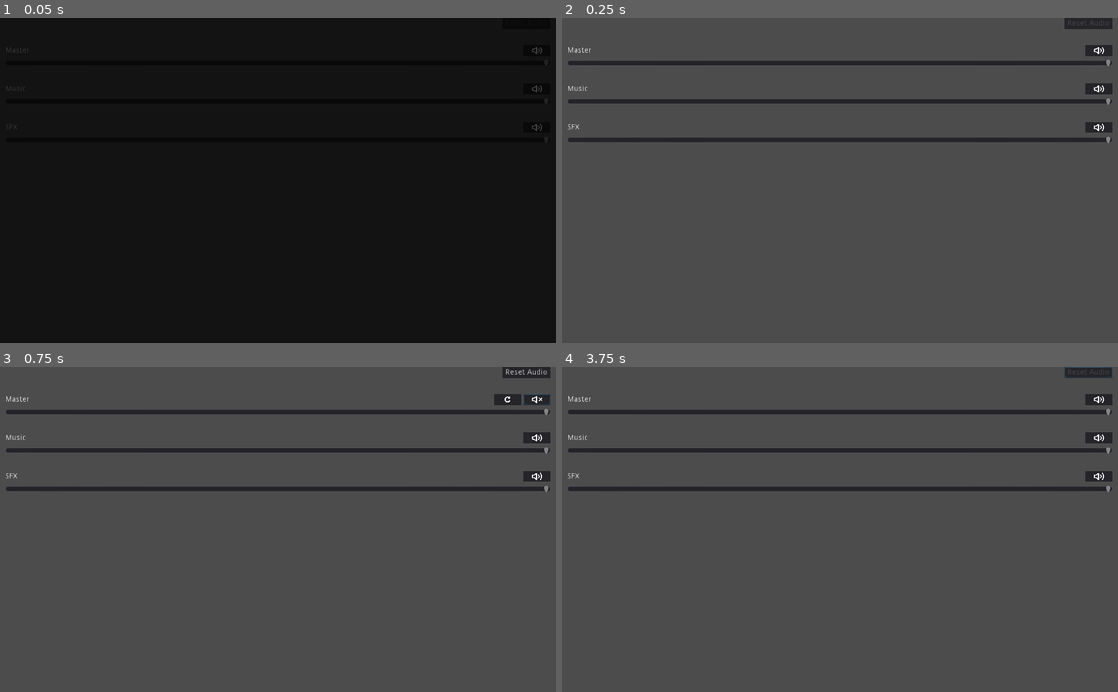
Above: before the commit, frames 1-4 (two rows, left to right).
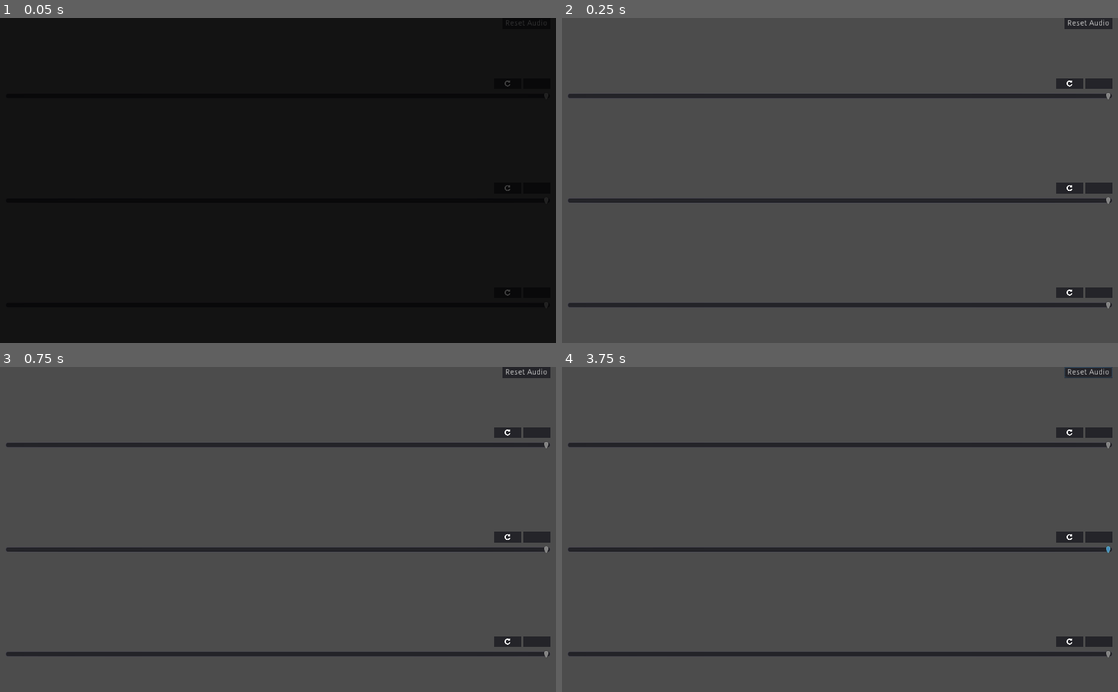
Above: after the commit, the same moments.

Repository: SuddenlyNothing/BaseGodotProject
Game: Godot game, scene res://options/SettingsPanels.tscn
The game is run twice, just before and just after one commit, with the same random seed, the same clock (stepped at 60 frames per second) and the same inputs. This scene is started directly instead of the project's main scene. Sound files missing from this copy of the repository are replaced by a short silence.
Inputs (mouse positions are in pixels of both pictures, inside the frame that each line leads up to):
- Up to frame 1 (0.05 s): no input
- Up to frame 2 (0.25 s): no input
- Up to frame 3 (0.75 s): click (539, 399) at 0.52 s
- Up to frame 4 (3.75 s): click (1067, 399) at 1.27 s; click (1090, 373) at 2 s, where only the run after the commit has a clickable "Reset Audio"; move the mouse to (962, 513) at 2.77 s; hold D (right) 2.78-3.53 s; click (962, 513) at 2.92 s; move the mouse to (728, 545) at 3.52 s; hold S (down) from 3.53 s (still down)

The runs differ from the first frame. In frame 1, 0.1% of the frame differs, in the area x 1-99%, y 1-86%; in frame 2, 9.1%; in frame 3, 9.2%, in the area x 1-99%, y 8-90%; in frame 4, 9.1%.
Error after the commit: Invalid set index 'audio_bus_name' (on base: 'VBoxContainer') with value of type 'String'. (res://options/volume_settings/VolumeSettings.gd:33)

Commit message:
Add options spacing utils

Diff:
--- a/BaseProject2/options/input_remap/InputRemapModule.tscn
+++ b/BaseProject2/options/input_remap/InputRemapModule.tscn
@@ -1,22 +1,21 @@
 [gd_scene load_steps=3 format=2]
 
-[ext_resource path="res://assets/ui/reset.png" type="Texture" id=2]
-[ext_resource path="res://utils/AnimatedButton.tscn" type="PackedScene" id=3]
+[ext_resource path="res://options/utils/HSeparation.tscn" type="PackedScene" id=1]
+[ext_resource path="res://options/utils/ResetButton.tscn" type="PackedScene" id=2]
 
-[node name="InputRemapModule" type="HBoxContainer"]
+[node name="InputRemapModule" instance=ExtResource( 1 )]
 anchor_right = 1.0
 anchor_bottom = 1.0
-size_flags_horizontal = 3
-size_flags_vertical = 0
-custom_constants/separation = 4
+margin_right = 0.0
+margin_bottom = 0.0
 
-[node name="H" type="HBoxContainer" parent="."]
+[node name="H" parent="." index="0" instance=ExtResource( 1 )]
 margin_right = 408.0
 margin_bottom = 20.0
 size_flags_horizontal = 3
 size_flags_vertical = 0
 
-[node name="Label" type="Label" parent="H"]
+[node name="Label" type="Label" parent="H" index="0"]
 margin_right = 354.0
 margin_bottom = 20.0
 rect_min_size = Vector2( 0, 20 )
@@ -26,23 +25,11 @@
 text = "Input"
 valign = 1
 
-[node name="Reset" parent="H" instance=ExtResource( 3 )]
+[node name="Reset" parent="H" index="1" instance=ExtResource( 2 )]
 margin_left = 358.0
 margin_right = 408.0
-margin_bottom = 20.0
-rect_min_size = Vector2( 50, 0 )
-size_flags_horizontal = 9
-size_flags_vertical = 7
-expand_icon = true
 
-[node name="ResetIcon" type="TextureRect" parent="H/Reset"]
-anchor_right = 1.0
-anchor_bottom = 1.0
-texture = ExtResource( 2 )
-expand = true
-stretch_mode = 6
-
-[node name="V" type="VBoxContainer" parent="."]
+[node name="V" type="VBoxContainer" parent="." index="1"]
 margin_left = 412.0
 margin_right = 1024.0
 margin_bottom = 600.0
--- a/BaseProject2/options/screen_settings/ScreenSettings.tscn
+++ b/BaseProject2/options/screen_settings/ScreenSettings.tscn
@@ -1,8 +1,11 @@
-[gd_scene load_steps=4 format=2]
+[gd_scene load_steps=7 format=2]
 
 [ext_resource path="res://options/screen_settings/ScreenSettings.gd" type="Script" id=1]
-[ext_resource path="res://assets/ui/reset.png" type="Texture" id=3]
+[ext_resource path="res://options/utils/SliderOutsideSeparation.tscn" type="PackedScene" id=2]
 [ext_resource path="res://utils/AnimatedButton.tscn" type="PackedScene" id=4]
+[ext_resource path="res://options/utils/SliderInsideSeparation.tscn" type="PackedScene" id=5]
+[ext_resource path="res://options/utils/HSeparation.tscn" type="PackedScene" id=6]
+[ext_resource path="res://options/utils/ResetButton.tscn" type="PackedScene" id=7]
 
 [node name="ScreenSettings" type="MarginContainer" groups=["save"]]
 margin_right = 1024.0
@@ -13,14 +16,10 @@
 custom_constants/margin_left = 10
 script = ExtResource( 1 )
 
-[node name="V" type="VBoxContainer" parent="."]
+[node name="V" parent="." instance=ExtResource( 2 )]
 margin_left = 10.0
 margin_right = 1014.0
 margin_bottom = 600.0
-rect_pivot_offset = Vector2( -316, -83 )
-size_flags_horizontal = 3
-size_flags_vertical = 3
-custom_constants/separation = 30
 
 [node name="Reset" parent="V" instance=ExtResource( 4 )]
 margin_left = 909.0
@@ -29,13 +28,15 @@
 size_flags_horizontal = 8
 text = "Reset Screen"
 
-[node name="V" type="VBoxContainer" parent="V"]
+[node name="V" parent="V" instance=ExtResource( 5 )]
+anchor_right = 0.0
+anchor_bottom = 0.0
 margin_top = 50.0
 margin_right = 1004.0
 margin_bottom = 91.0
-custom_constants/separation = 5
+size_flags_vertical = 1
 
-[node name="H" type="HBoxContainer" parent="V/V"]
+[node name="H" parent="V/V" instance=ExtResource( 6 )]
 margin_right = 1004.0
 margin_bottom = 20.0
 
@@ -48,22 +49,9 @@
 text = "Brightness"
 valign = 1
 
-[node name="BReset" parent="V/V/H" instance=ExtResource( 4 )]
+[node name="BReset" parent="V/V/H" instance=ExtResource( 7 )]
 margin_left = 954.0
 margin_right = 1004.0
-margin_bottom = 20.0
-rect_min_size = Vector2( 50, 0 )
-size_flags_vertical = 3
-expand_icon = true
-
-[node name="ResetIcon" type="TextureRect" parent="V/V/H/BReset"]
-anchor_right = 1.0
-anchor_bottom = 1.0
-size_flags_horizontal = 3
-size_flags_vertical = 3
-texture = ExtResource( 3 )
-expand = true
-stretch_mode = 6
 
 [node name="Brightness" type="HSlider" parent="V/V"]
 margin_top = 25.0
@@ -75,13 +63,15 @@
 step = 0.0
 value = 1.0
 
-[node name="V2" type="VBoxContainer" parent="V"]
+[node name="V2" parent="V" instance=ExtResource( 5 )]
+anchor_right = 0.0
+anchor_bottom = 0.0
 margin_top = 121.0
 margin_right = 1004.0
 margin_bottom = 162.0
-custom_constants/separation = 5
+size_flags_vertical = 1
 
-[node name="H" type="HBoxContainer" parent="V/V2"]
+[node name="H" parent="V/V2" instance=ExtResource( 6 )]
 margin_right = 1004.0
 margin_bottom = 20.0
 
@@ -94,20 +84,9 @@
 text = "Contrast"
 valign = 1
 
-[node name="CReset" parent="V/V2/H" instance=ExtResource( 4 )]
+[node name="CReset" parent="V/V2/H" instance=ExtResource( 7 )]
 margin_left = 954.0
 margin_right = 1004.0
-margin_bottom = 20.0
-rect_min_size = Vector2( 50, 0 )
-size_flags_vertical = 3
-expand_icon = true
-
-[node name="ResetIcon" type="TextureRect" parent="V/V2/H/CReset"]
-anchor_right = 1.0
-anchor_bottom = 1.0
-texture = ExtResource( 3 )
-expand = true
-stretch_mode = 6
 
 [node name="Contrast" type="HSlider" parent="V/V2"]
 margin_top = 25.0
@@ -119,13 +98,15 @@
 step = 0.0
 value = 1.0
 
-[node name="V3" type="VBoxContainer" parent="V"]
+[node name="V3" parent="V" instance=ExtResource( 5 )]
+anchor_right = 0.0
+anchor_bottom = 0.0
 margin_top = 192.0
 margin_right = 1004.0
 margin_bottom = 233.0
-custom_constants/separation = 5
+size_flags_vertical = 1
 
-[node name="H" type="HBoxContainer" parent="V/V3"]
+[node name="H" parent="V/V3" instance=ExtResource( 6 )]
 margin_right = 1004.0
 margin_bottom = 20.0
 
@@ -138,20 +119,9 @@
 text = "Saturation"
 valign = 1
 
-[node name="SReset" parent="V/V3/H" instance=ExtResource( 4 )]
+[node name="SReset" parent="V/V3/H" instance=ExtResource( 7 )]
 margin_left = 954.0
 margin_right = 1004.0
-margin_bottom = 20.0
-rect_min_size = Vector2( 50, 0 )
-size_flags_vertical = 3
-expand_icon = true
-
-[node name="ResetIcon" type="TextureRect" parent="V/V3/H/SReset"]
-anchor_right = 1.0
-anchor_bottom = 1.0
-texture = ExtResource( 3 )
-expand = true
-stretch_mode = 6
 
 [node name="Saturation" type="HSlider" parent="V/V3"]
 margin_top = 25.0
--- /dev/null
+++ b/BaseProject2/options/utils/HSeparation.tscn
@@ -0,0 +1,6 @@
+[gd_scene format=2]
+
+[node name="HSeparation" type="HBoxContainer"]
+margin_right = 40.0
+margin_bottom = 40.0
+custom_constants/separation = 4
--- /dev/null
+++ b/BaseProject2/options/utils/ResetButton.tscn
@@ -0,0 +1,22 @@
+[gd_scene load_steps=3 format=2]
+
+[ext_resource path="res://utils/AnimatedButton.tscn" type="PackedScene" id=1]
+[ext_resource path="res://assets/ui/reset.png" type="Texture" id=2]
+
+[node name="ResetButton" instance=ExtResource( 1 )]
+margin_right = 50.0
+margin_bottom = 20.0
+rect_min_size = Vector2( 50, 0 )
+size_flags_horizontal = 9
+size_flags_vertical = 7
+expand_icon = true
+__meta__ = {
+"_editor_description_": ""
+}
+
+[node name="ResetIcon" type="TextureRect" parent="." index="4"]
+anchor_right = 1.0
+anchor_bottom = 1.0
+texture = ExtResource( 2 )
+expand = true
+stretch_mode = 6
--- /dev/null
+++ b/BaseProject2/options/utils/SliderInsideSeparation.tscn
@@ -0,0 +1,9 @@
+[gd_scene format=2]
+
+[node name="SliderInsideSeparation" type="VBoxContainer"]
+anchor_right = 1.0
+anchor_bottom = 1.0
+size_flags_horizontal = 3
+size_flags_vertical = 3
+custom_constants/separation = 5
+alignment = 1
--- /dev/null
+++ b/BaseProject2/options/utils/SliderOutsideSeparation.tscn
@@ -0,0 +1,8 @@
+[gd_scene format=2]
+
+[node name="SliderOutsideSeparation" type="VBoxContainer"]
+margin_right = 40.0
+margin_bottom = 40.0
+size_flags_horizontal = 3
+size_flags_vertical = 3
+custom_constants/separation = 30
--- a/BaseProject2/options/volume_settings/VolumeModule.tscn
+++ b/BaseProject2/options/volume_settings/VolumeModule.tscn
@@ -1,45 +1,29 @@
-[gd_scene load_steps=4 format=2]
+[gd_scene load_steps=5 format=2]
 
-[ext_resource path="res://assets/ui/reset.png" type="Texture" id=2]
-[ext_resource path="res://options/volume_settings/VolumeModule.gd" type="Script" id=3]
+[ext_resource path="res://options/utils/HSeparation.tscn" type="PackedScene" id=1]
+[ext_resource path="res://options/utils/ResetButton.tscn" type="PackedScene" id=2]
 [ext_resource path="res://utils/AnimatedButton.tscn" type="PackedScene" id=4]
+[ext_resource path="res://options/utils/SliderInsideSeparation.tscn" type="PackedScene" id=5]
 
-[node name="VolumeModule" type="VBoxContainer"]
-anchor_right = 1.0
-anchor_bottom = 1.0
-size_flags_horizontal = 3
-custom_constants/separation = 5
-alignment = 1
-script = ExtResource( 3 )
+[node name="VolumeModule" instance=ExtResource( 5 )]
 
-[node name="H" type="HBoxContainer" parent="."]
+[node name="H" parent="." index="0" instance=ExtResource( 1 )]
 margin_top = 279.0
 margin_right = 1024.0
 margin_bottom = 299.0
 
-[node name="BusLabel" type="Label" parent="H"]
+[node name="BusLabel" type="Label" parent="H" index="0"]
 margin_right = 916.0
 margin_bottom = 20.0
 size_flags_horizontal = 3
 size_flags_vertical = 3
 valign = 1
 
-[node name="Reset" parent="H" instance=ExtResource( 4 )]
+[node name="Reset" parent="H" index="1" instance=ExtResource( 2 )]
 margin_left = 920.0
 margin_right = 970.0
-margin_bottom = 20.0
-rect_min_size = Vector2( 50, 0 )
-size_flags_vertical = 3
-expand_icon = true
 
-[node name="ResetIcon" type="TextureRect" parent="H/Reset"]
-anchor_right = 1.0
-anchor_bottom = 1.0
-texture = ExtResource( 2 )
-expand = true
-stretch_mode = 6
-
-[node name="Mute" parent="H" instance=ExtResource( 4 )]
+[node name="Mute" parent="H" index="2" instance=ExtResource( 4 )]
 margin_left = 974.0
 margin_right = 1024.0
 margin_bottom = 20.0
@@ -48,20 +32,16 @@
 toggle_mode = true
 expand_icon = true
 
-[node name="MuteIcon" type="TextureRect" parent="H/Mute"]
+[node name="MuteIcon" type="TextureRect" parent="H/Mute" index="4"]
 anchor_right = 1.0
 anchor_bottom = 1.0
 expand = true
 stretch_mode = 6
 
-[node name="VolumeSlider" type="HSlider" parent="."]
+[node name="VolumeSlider" type="HSlider" parent="." index="1"]
 margin_top = 304.0
 margin_right = 1024.0
 margin_bottom = 320.0
 max_value = 1.0
 step = 0.0
 value = 1.0
-
-[connection signal="pressed" from="H/Reset" to="." method="reset"]
-[connection signal="toggled" from="H/Mute" to="." method="_on_Mute_toggled"]
-[connection signal="value_changed" from="VolumeSlider" to="." method="_on_VolumeSlider_value_changed"]
